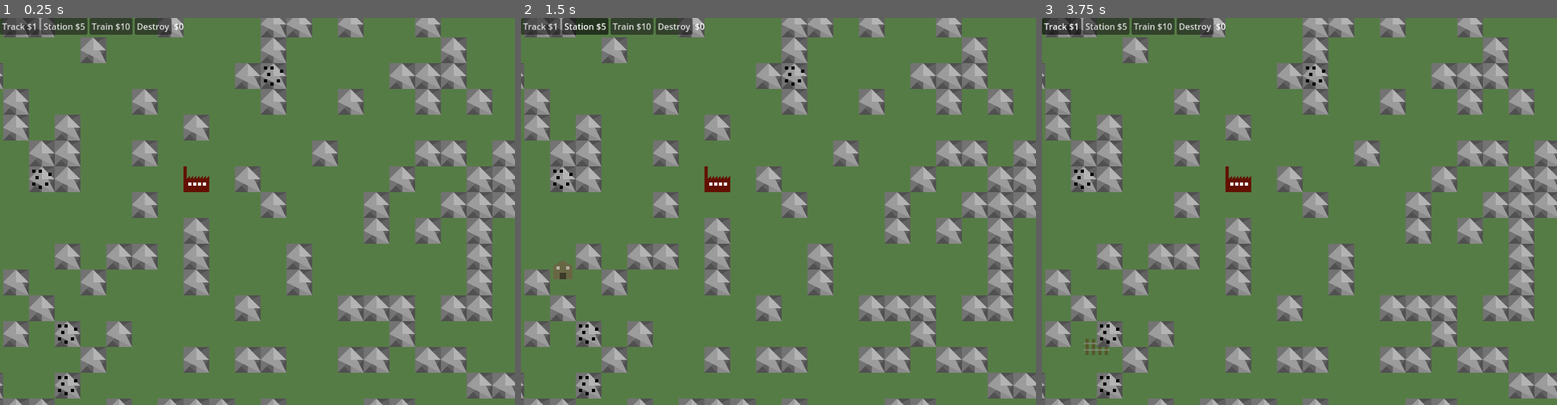
Above: before the commit, frames 1-3 (left to right).
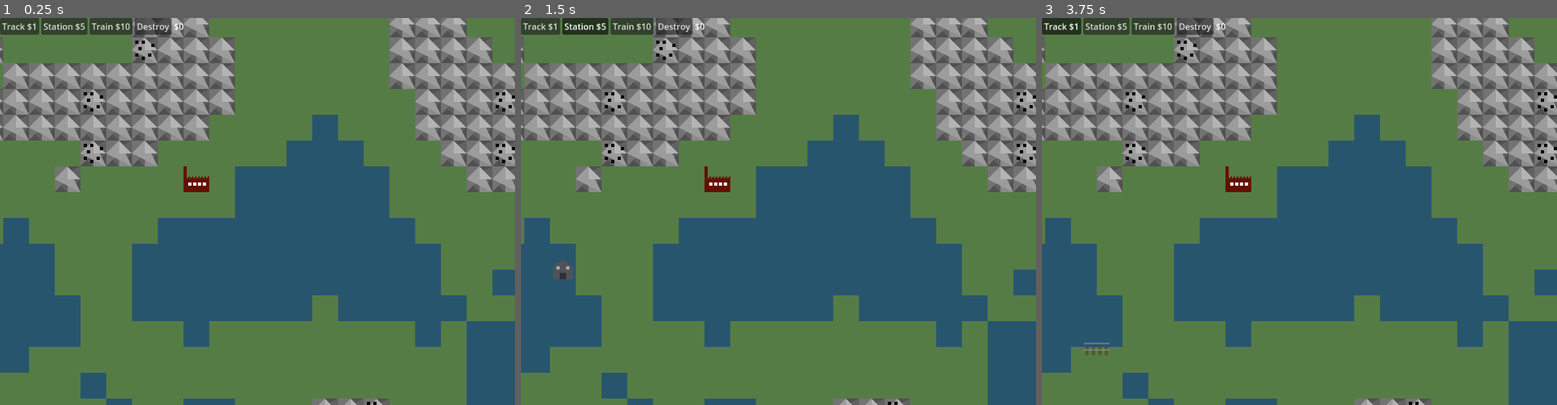
Above: after the commit, the same moments.

Repository: Godsmith/trainfinity3
Game: Godot game, scene res://scenes/overground.tscn
Same seed, same stepped clock (60 frames per second), same inputs: the game is played once before the commit and once after it.
Inputs:
- Up to frame 1 (0.25 s): no input
- Up to frame 2 (1.5 s): click "Track $1" at 0.5 s; click "Station $5" at 1.25 s
- Up to frame 3 (3.75 s): click "Train $10" at 2 s; click "Destroy" at 2.75 s; click "Track $1" at 3.5 s

The runs differ from the first frame. In frame 1, 55% of the frame differs, in the area x 0-100%, y 0-100%; in frame 2, 55%; in frame 3, 55%.

Commit message:
Add simplex noise and water

Diff:
--- /dev/null
+++ b/scenes/water.tscn
@@ -0,0 +1,8 @@
+[gd_scene format=3 uid="uid://b8nlx3wd4k3u3"]
+
+[node name="Wall" type="Node2D"]
+z_index = -1
+
+[node name="Node2D3" type="Polygon2D" parent="."]
+color = Color(0.157495, 0.335953, 0.434474, 1)
+polygon = PackedVector2Array(8, -8, 8, 8, -8, 8, -8, -8)
--- a/scripts/game.gd
+++ b/scripts/game.gd
@@ -35,9 +35,10 @@
 const STATION = preload("res://scenes/station.tscn")
 const TRAIN = preload("res://scenes/train.tscn")
 const TRACK = preload("res://scenes/track.tscn")
-const LIGHT = preload("res://scenes/light.tscn")
+const WATER = preload("res://scenes/water.tscn")
 const WALL = preload("res://scenes/wall.tscn")
 const ORE = preload("res://scenes/ore.tscn")
+const LIGHT = preload("res://scenes/light.tscn")
 
 @onready var ghost_track = $GhostTrack
 @onready var ghost_station = $GhostStation
@@ -62,7 +63,8 @@
 
 var selected_station: Station = null
 
-@export_range(0.0, 1.0) var wall_chance: float = 0.3
+@export_range(-1.0, 1.0) var water_level: float = -0.2
+@export_range(-1.0, 1.0) var mountain_level: float = 0.3
 @export_range(0.0, 1.0) var ore_chance: float = 0.1
 
 var wall_position_set: Dictionary[Vector2i, int] = {}
@@ -139,7 +141,11 @@
 
 
 func _generate_map():
-	randomize()
+	var noise := FastNoiseLite.new()
+	noise.noise_type = FastNoiseLite.TYPE_SIMPLEX
+	noise.seed = randi() # random terrain each run
+	noise.frequency = 0.05
+
 	var factory = FACTORY.instantiate()
 	factory.position = Vector2(0, 0)
 	add_child(factory)
@@ -149,7 +155,12 @@
 			if x >= -1 and x <= 1 and y >= -1 and y <= 1:
 				# Do not place around starting factory
 				continue
-			if randf() < wall_chance:
+			var noise_level = noise.get_noise_2d(x, y)
+			if noise_level < water_level:
+				var water = WATER.instantiate()
+				water.position = Vector2i(x, y) * Global.TILE_SIZE
+				add_child(water)
+			if noise_level > mountain_level:
 				var wall = WALL.instantiate()
 				var wall_position = Vector2i(x, y) * Global.TILE_SIZE
 				wall.position = wall_position
